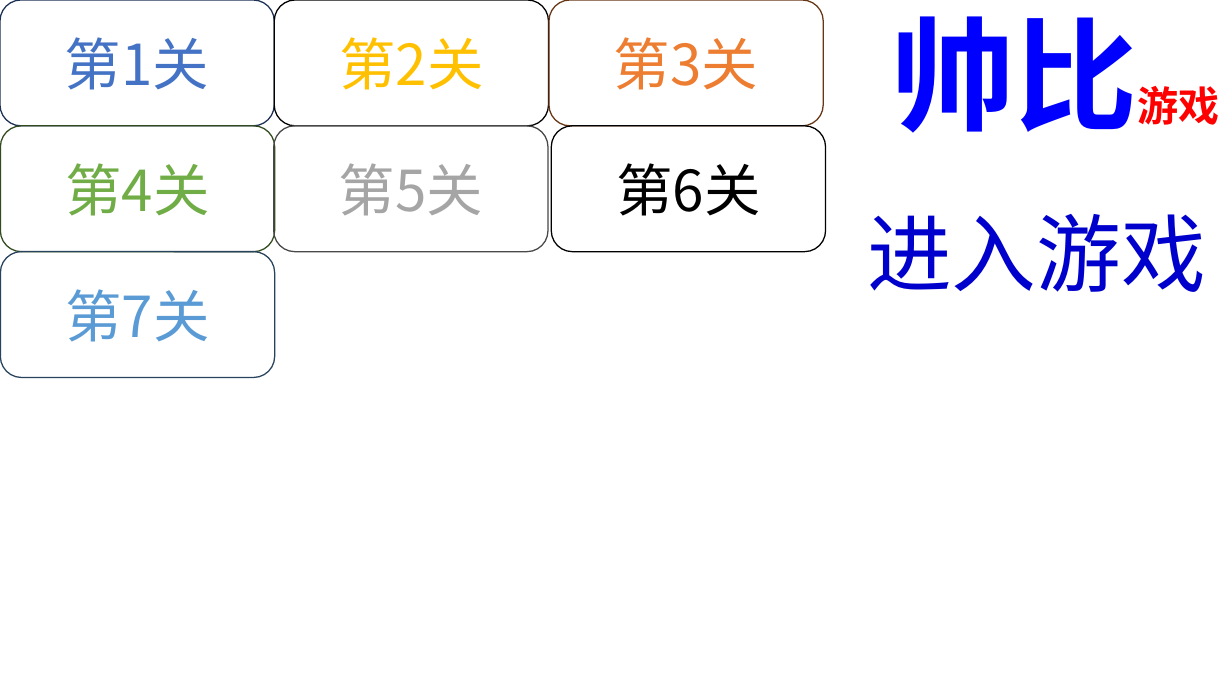
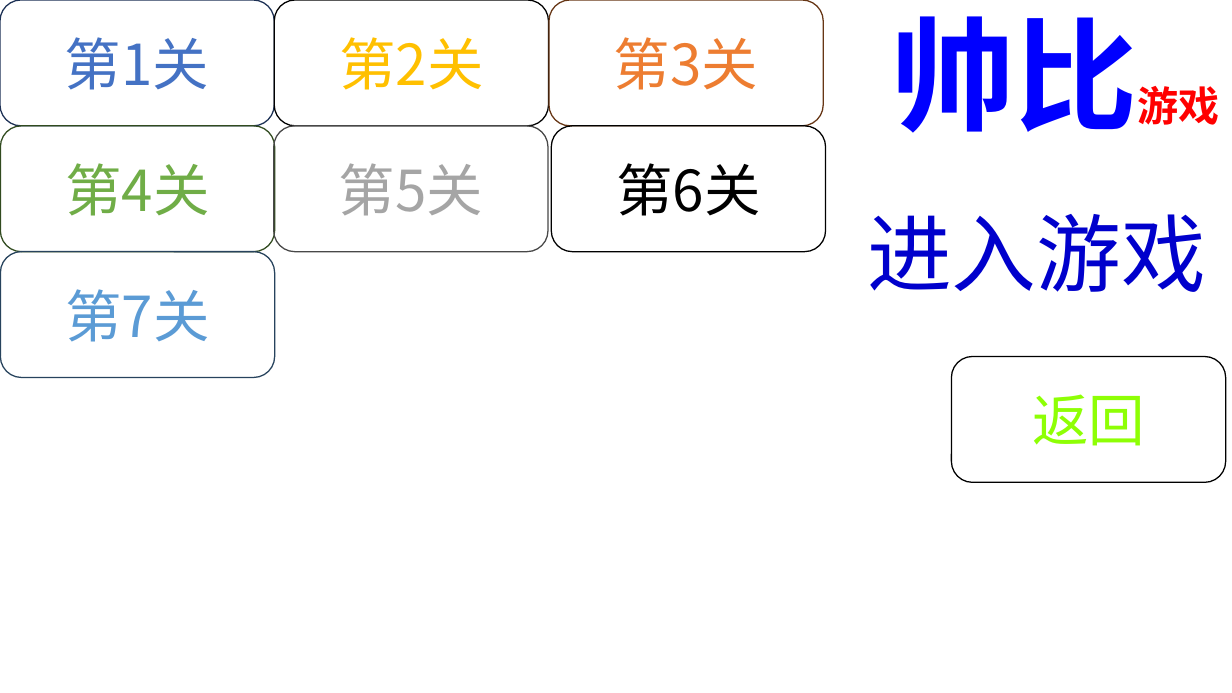
Before and after one commit to Jiaxuans/ShuaiBi-Game, a slide deck: slide 2 of fujian/按钮BUTTON.pptx. Drawn at 1232x693 pixels with LibreOffice and Linux fonts; fonts in the diff are those of the drawing. Boxes give left, top, right and bottom in pixels: in the first picture for what was removed or moved away, otherwise in the second. Text is boxed around its words. In the diff, an @@ line names an element or a change of style, - is before the commit and + after.

```diff
--- a/fujian/按钮BUTTON.pptx
+++ b/fujian/按钮BUTTON.pptx
@@ rounded rectangle added at (952, 357, 1226, 482), outline #000000 1 pt, 44 pt, text #8EFF05 @@
+返回
```
Also in this commit, not shown: 1 other slide changed, 24 other files.
